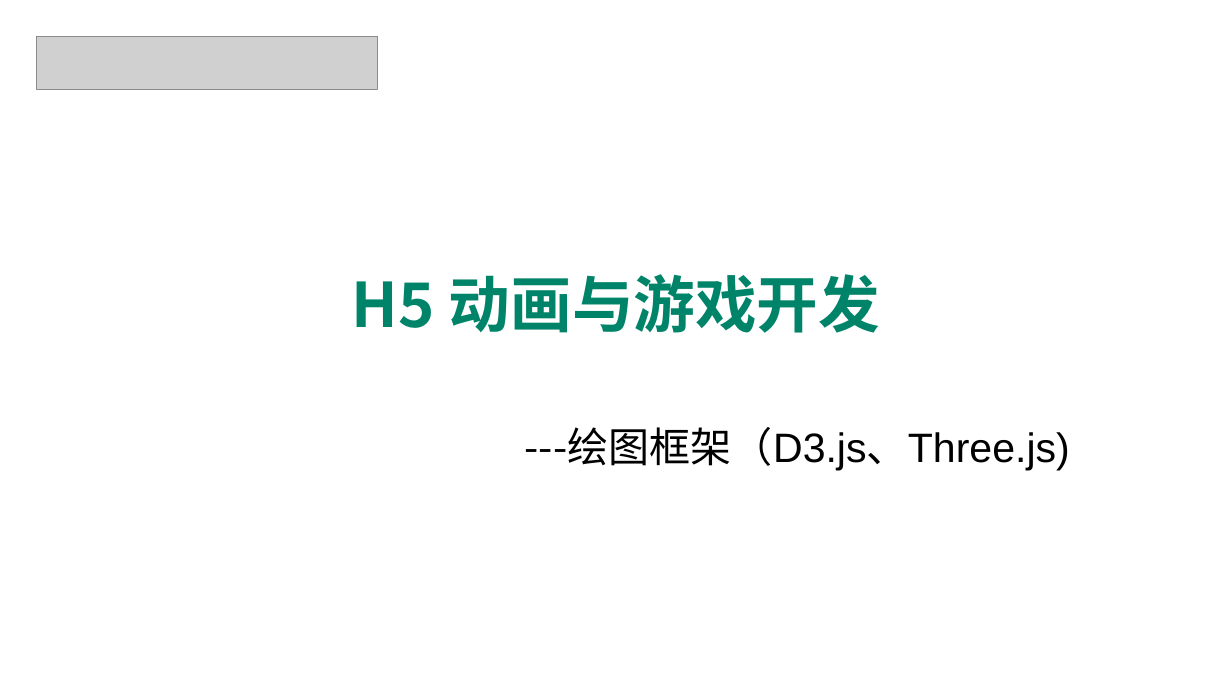
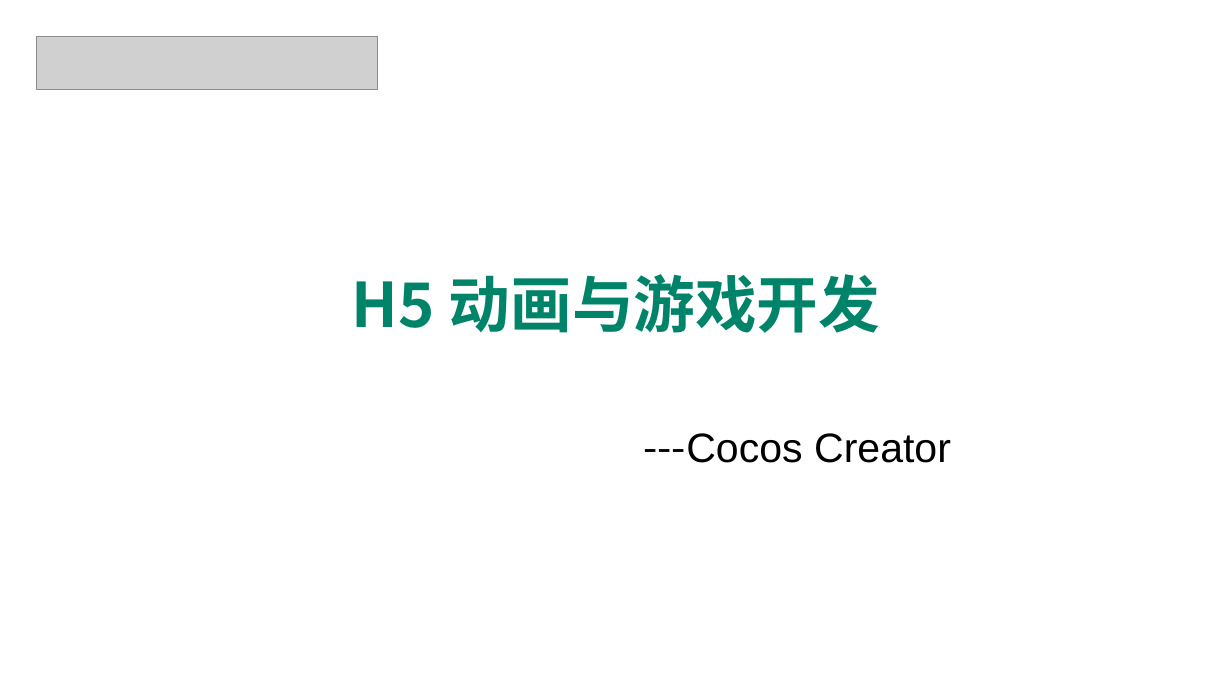
Before and after one commit to edu2act/course-H5-Animation-and-Game-Development, a slide deck: slide 1 of materials/slides/ch16.pptx. Drawn at 1232x693 pixels with LibreOffice and Linux fonts; fonts in the diff are those of the drawing; grey boxes stand for pictures; background and template pictures are left out. Boxes give left, top, right and bottom in pixels: in the first picture for what was removed or moved away, otherwise in the second. Text is boxed around its words. In the diff, an @@ line names an element or a change of style, - is before the commit and + after.

```diff
--- a/materials/slides/ch16.pptx
+++ b/materials/slides/ch16.pptx
@@ text at <box>643,433,951,463</box>: text changed @@
----绘图框架（D3.js、Three.js)
+---Cocos Creator
```
Also in this commit, not shown: 3 slides removed, 13 other files.
